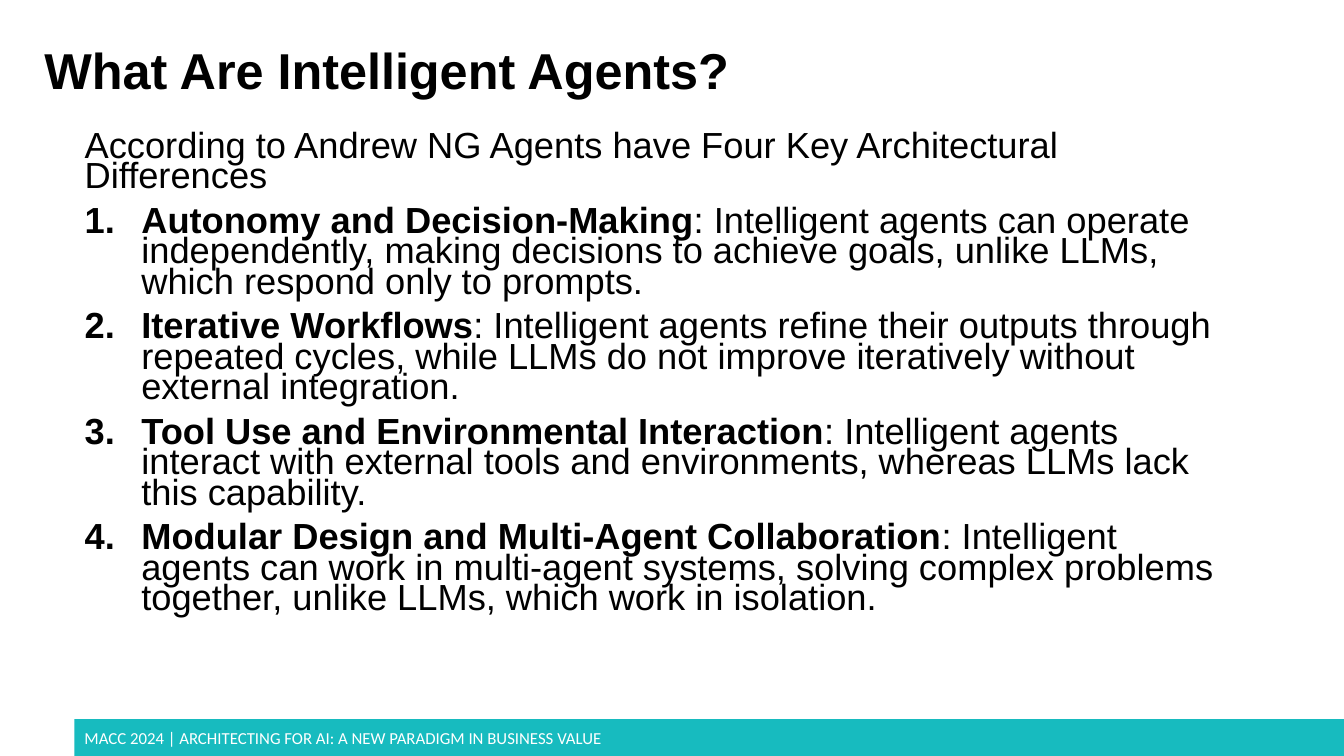
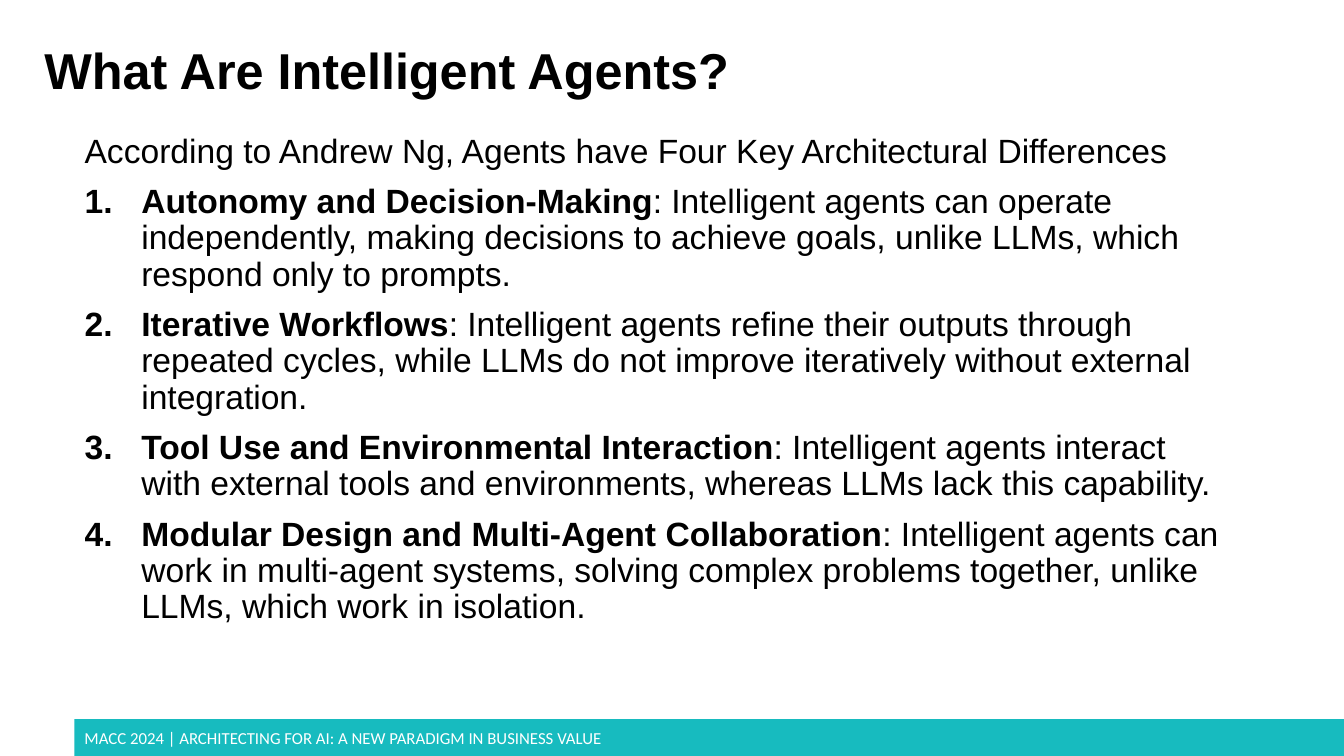
Before and after one commit to dmccreary/genai-arch-patterns, a slide deck: slide 9 of slides/MACC-2024-bv-of-agents.pptx (slide 8 before the commit). Drawn at 1344x756 pixels with LibreOffice and Linux fonts; fonts in the diff are those of the drawing; background and template pictures are left out. Boxes give left, top, right and bottom in pixels: in the first picture for what was removed or moved away, otherwise in the second. Text is boxed around its words. In the diff, an @@ line names an element or a change of style, - is before the commit and + after.

```diff
--- a/slides/MACC-2024-bv-of-agents.pptx
+++ b/slides/MACC-2024-bv-of-agents.pptx
@@ text at bbox=[85, 138, 1167, 170]: text changed; size 25.9 to 24.1 pt @@
-According to Andrew NG Agents have Four Key Architectural Differences
+According to Andrew Ng, Agents have Four Key Architectural Differences
@@ text at bbox=[141, 188, 1218, 623]: size 25.9 to 24.1 pt in "Autonomy and Decision-Making: Intelligent agents can operate ...", "Iterative Workflows: Intelligent agents refine their outputs ...", "Tool Use and Environmental Interaction: Intelligent agents ...", "Modular Design and Multi-Agent Collaboration: Intelligent ag ..."; line spacing 0.7 to 0.9 @@
```
Also in this commit, not shown: 13 other slides changed, 19 slides added, 1 slide removed.
